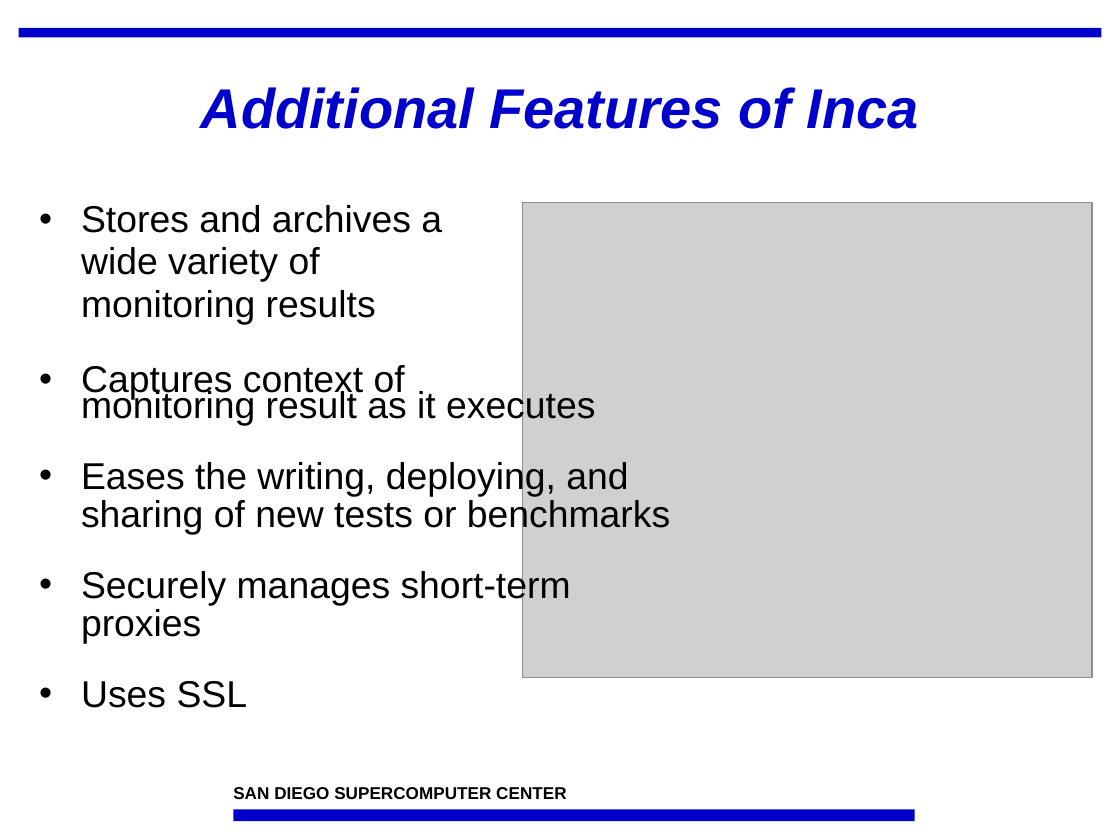
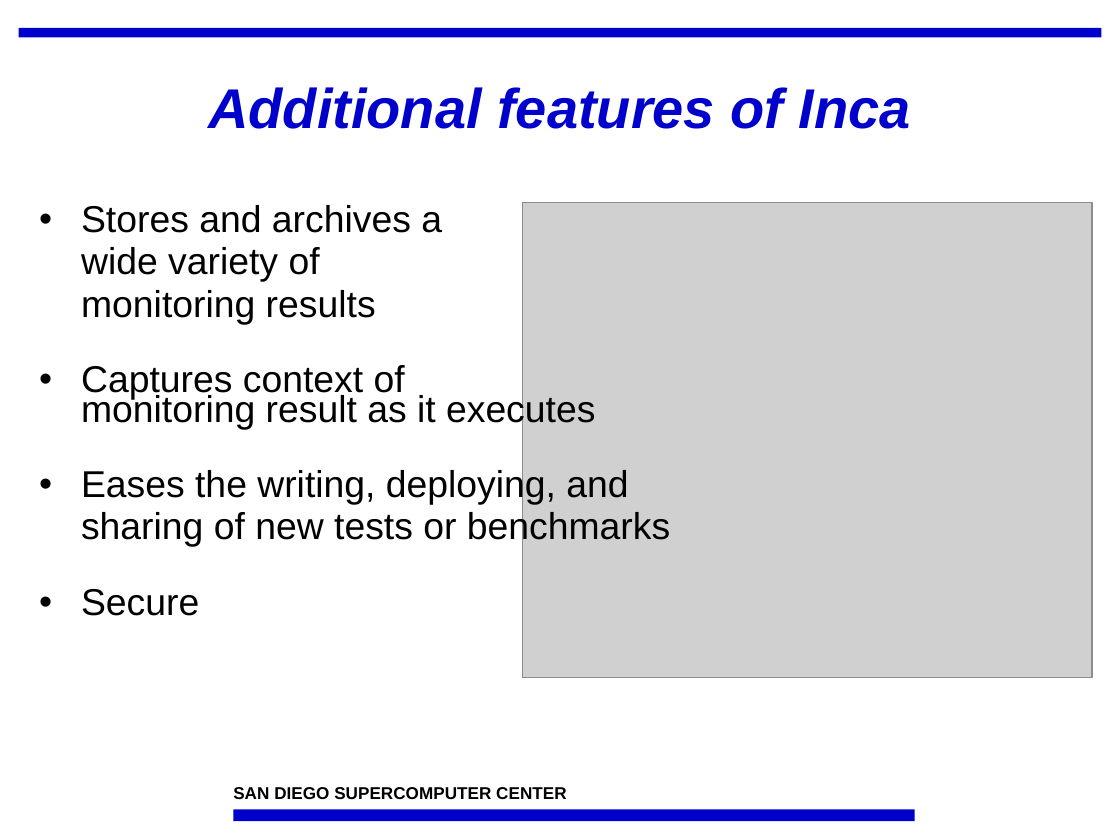
Before and after one commit to IncaProject/inca-xsede, a slide deck: slide 4 of talks/sc07/inca-sc07.ppt. Drawn at 1120x840 pixels with LibreOffice and Linux fonts; fonts in the diff are those of the drawing; grey boxes stand for pictures; background and template pictures are left out. Boxes give left, top, right and bottom in pixels: in the first picture for what was removed or moved away, otherwise in the second. Text is boxed around its words. In the diff, an @@ line names an element or a change of style, - is before the commit and + after.

```diff
--- a/talks/sc07/inca-sc07.ppt
+++ b/talks/sc07/inca-sc07.ppt
@@ title at (208, 87, 911, 129): text changed @@
-Additional Features of Inca
+Additional features of Inca
@@ text at (81, 392, 670, 547): line spacing 0.85 to 0.95 @@
@@ text at (81, 589, 199, 616): text changed @@
-• Securely manages short-term proxies
-• Uses SSL
+• Secure
```
Also in this commit, not shown: 12 other slides changed.
